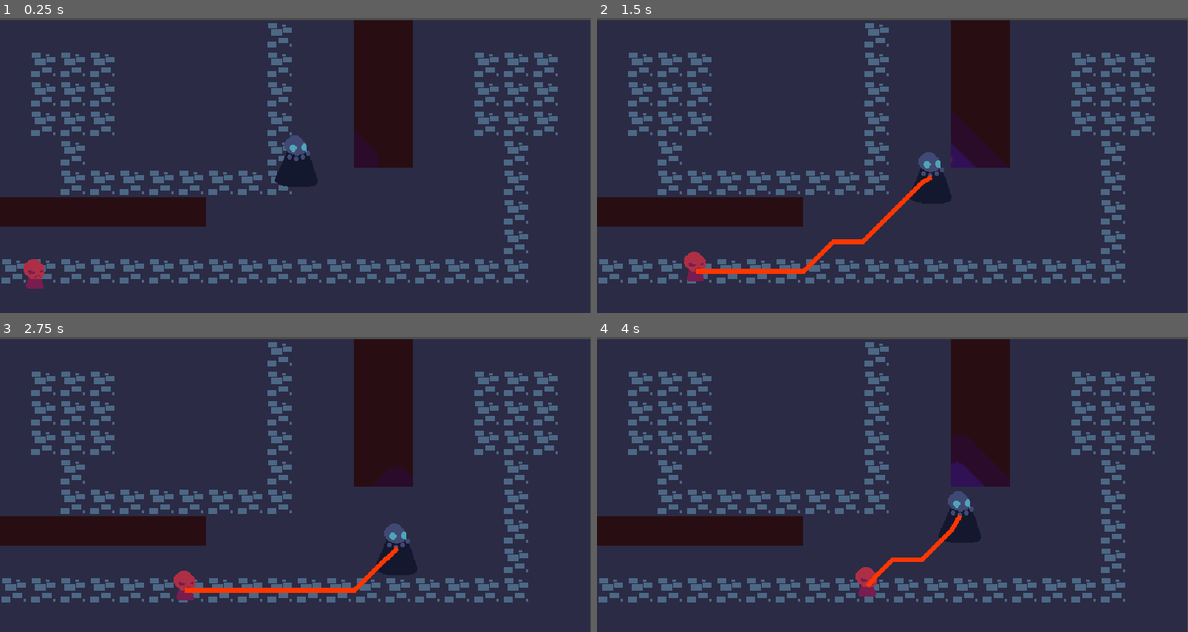
Above: before the commit, frames 1-4 (two rows, left to right).
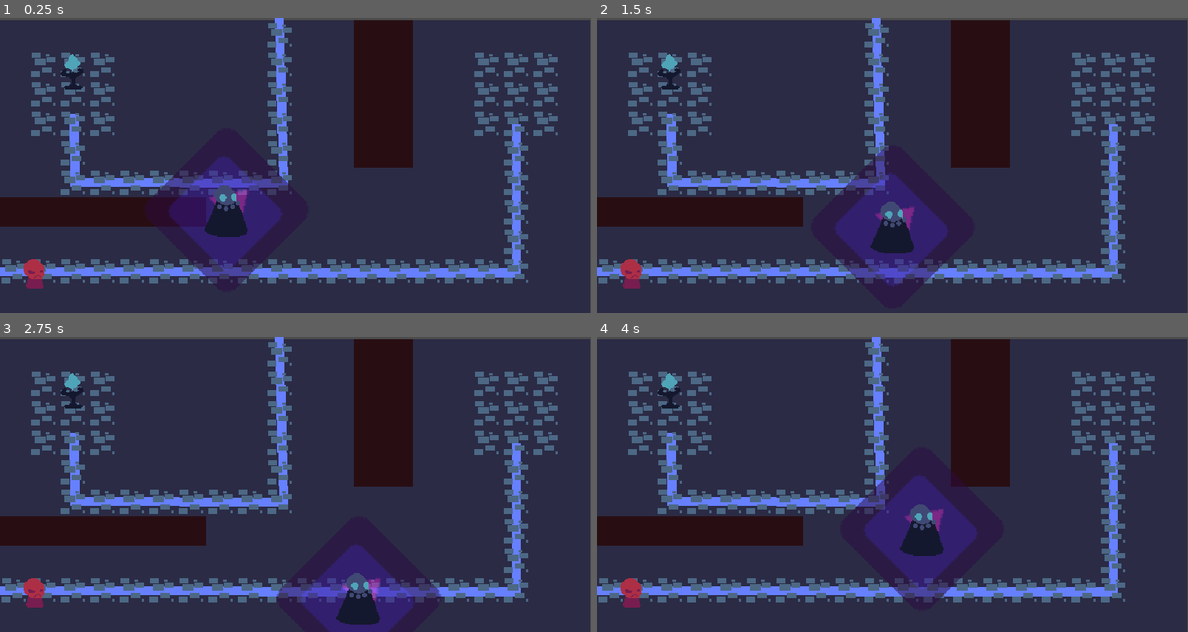
Above: after the commit, the same moments.

Repository: coderaurus/LD-50
Game: Godot game, scene res://scenes/Main.tscn
Same seed, same stepped clock (60 frames per second), same inputs: the game is played once before the commit and once after it. The engine's default icon, where the game draws it, is replaced by a stand-in: a white triangle on a blue panel in a dark square.
Inputs:
- Up to frame 1 (0.25 s): no input
- Up to frame 2 (1.5 s): tap Enter at 0.5 s; hold D (move_right) 0.53-1.28 s; hold S (move_down) from 1.28 s (still down)
- Up to frame 3 (2.75 s): release S (move_down) at 2.03 s; hold D (move_right) from 2.03 s (still down)
- Up to frame 4 (4 s): release D (move_right) at 2.78 s; hold W (move_up) 2.78-3.53 s; hold A (move_left) from 3.53 s (still down)

The runs differ from the first frame. In frame 1, 8.1% of the frame differs, in the area x 0-89%, y 0-90%; in frame 2, 8.9%; in frame 3, 7.8%; in frame 4, 9.0%, in the area x 0-89%, y 0-92%.

Commit message:
Add Health, enemy attack and damagin aura

Diff:
--- /dev/null
+++ b/scenes/Health.gd
@@ -0,0 +1,22 @@
+extends Node2D
+
+signal heal
+signal hit
+
+export var max_hp = 2
+var current_hp = 0
+
+
+# Called when the node enters the scene tree for the first time.
+func _ready():
+	current_hp = max_hp
+
+func _on_Health_hit():
+	current_hp -= 1
+
+	if current_hp == 0:
+		get_parent().emit_signal("dead")
+
+
+func _on_Health_heal():
+	current_hp = clamp(current_hp +1, 0, max_hp)
--- /dev/null
+++ b/scenes/Health.tscn
@@ -0,0 +1,9 @@
+[gd_scene load_steps=2 format=2]
+
+[ext_resource path="res://scenes/Health.gd" type="Script" id=1]
+
+[node name="Health" type="Node2D"]
+script = ExtResource( 1 )
+
+[connection signal="heal" from="." to="." method="_on_Health_heal"]
+[connection signal="hit" from="." to="." method="_on_Health_hit"]
--- a/scenes/Main.tscn
+++ b/scenes/Main.tscn
@@ -1,18 +1,20 @@
-[gd_scene load_steps=6 format=2]
+[gd_scene load_steps=8 format=2]
 
 [ext_resource path="res://scenes/player/Player.tscn" type="PackedScene" id=1]
-[ext_resource path="res://scripts/enemies/Enemy.gd" type="Script" id=2]
-[ext_resource path="res://gfx/enemy.png" type="Texture" id=3]
+[ext_resource path="res://scenes/enemies/Enemy.tscn" type="PackedScene" id=2]
+[ext_resource path="res://gfx/phylactery.png" type="Texture" id=3]
 [ext_resource path="res://tiles/main_tiles.tres" type="TileSet" id=4]
+[ext_resource path="res://scenes/Health.tscn" type="PackedScene" id=5]
+[ext_resource path="res://scripts/player/Phylactery.gd" type="Script" id=6]
 
-[sub_resource type="CircleShape2D" id=1]
+[sub_resource type="RectangleShape2D" id=1]
 
 [node name="Main" type="Node2D"]
 
 [node name="World" type="Node2D" parent="."]
 
 [node name="Player" parent="World" instance=ExtResource( 1 )]
-position = Vector2( 322, 152 )
+position = Vector2( 246, 206 )
 
 [node name="Map" type="Navigation2D" parent="World"]
 
@@ -34,26 +36,39 @@
 format = 1
 tile_data = PoolIntArray( 9, 2, 0, 65537, 2, 0, 65538, 2, 0, 65539, 2, 0, 65545, 2, 0, 65552, 2, 0, 65553, 2, 0, 65554, …(651 unchanged characters)…
 
+[node name="Path" type="Line2D" parent="World/Map/Road"]
+position = Vector2( 1, 1 )
+points = PoolVector2Array( -1, 272, 559, 273, 559, 112 )
+
+[node name="Path2" type="Line2D" parent="World/Map/Road"]
+position = Vector2( 1, 0 )
+points = PoolVector2Array( 302, -4, 307, 177, 81, 176, 80, 102 )
+
 [node name="Enemies" type="Node2D" parent="World"]
 
-[node name="Enemy" type="KinematicBody2D" parent="World/Enemies"]
-position = Vector2( 39, 280 )
-script = ExtResource( 2 )
-
-[node name="CollisionShape2D" type="CollisionShape2D" parent="World/Enemies/Enemy"]
-shape = SubResource( 1 )
-
-[node name="Sprite" type="Sprite" parent="World/Enemies/Enemy"]
-position = Vector2( 0, -19 )
-z_index = 2
-texture = ExtResource( 3 )
-
-[node name="PathVisual" type="Line2D" parent="World/Enemies/Enemy"]
-z_index = 100
-z_as_relative = false
-width = 5.0
-default_color = Color( 1, 0.211765, 0, 1 )
+[node name="Enemy" parent="World/Enemies" instance=ExtResource( 2 )]
 
 [node name="Camera2D" type="Camera2D" parent="World"]
 position = Vector2( 321, 158 )
 current = true
+
+[node name="Phylacteries" type="Node2D" parent="World"]
+
+[node name="Phylactery" type="KinematicBody2D" parent="World/Phylacteries"]
+position = Vector2( 80, 70 )
+z_index = 5
+z_as_relative = false
+script = ExtResource( 6 )
+
+[node name="CollisionShape2D" type="CollisionShape2D" parent="World/Phylacteries/Phylactery"]
+position = Vector2( -1, -7 )
+shape = SubResource( 1 )
+
+[node name="Sprite" type="Sprite" parent="World/Phylacteries/Phylactery"]
+position = Vector2( -2, -26 )
+texture = ExtResource( 3 )
+
+[node name="Health" parent="World/Phylacteries/Phylactery" instance=ExtResource( 5 )]
+
+[connection signal="dead" from="World/Phylacteries/Phylactery" to="World/Phylacteries/Phylactery" method="_on_dead"]
+[connection signal="hit" from="World/Phylacteries/Phylactery" to="World/Phylacteries/Phylactery" method="_on_hit"]
--- /dev/null
+++ b/scenes/enemies/Enemy.tscn
@@ -0,0 +1,37 @@
+[gd_scene load_steps=5 format=2]
+
+[ext_resource path="res://scripts/enemies/Enemy.gd" type="Script" id=1]
+[ext_resource path="res://gfx/enemy.png" type="Texture" id=2]
+[ext_resource path="res://scenes/Health.tscn" type="PackedScene" id=3]
+
+[sub_resource type="CircleShape2D" id=1]
+
+[node name="Enemy" type="KinematicBody2D" groups=["enemy"]]
+position = Vector2( 39, 280 )
+script = ExtResource( 1 )
+
+[node name="CollisionShape2D" type="CollisionShape2D" parent="."]
+shape = SubResource( 1 )
+
+[node name="Sprite" type="Sprite" parent="."]
+position = Vector2( 0, -19 )
+z_index = 2
+texture = ExtResource( 2 )
+
+[node name="PathVisual" type="Line2D" parent="."]
+z_index = 100
+z_as_relative = false
+width = 5.0
+default_color = Color( 1, 0.211765, 0, 1 )
+
+[node name="Health" parent="." instance=ExtResource( 3 )]
+
+[node name="AttackTime" type="Timer" parent="."]
+wait_time = 0.5
+
+[node name="AttackCooldown" type="Timer" parent="."]
+
+[connection signal="dead" from="." to="." method="_on_dead"]
+[connection signal="hit" from="." to="." method="_on_Enemy_hit"]
+[connection signal="timeout" from="AttackTime" to="." method="_on_attack"]
+[connection signal="timeout" from="AttackCooldown" to="." method="_on_attack_cooldown"]
--- /dev/null
+++ b/scenes/player/Phylactery.tscn
@@ -0,0 +1,30 @@
+[gd_scene load_steps=6 format=2]
+
+[ext_resource path="res://scenes/Health.tscn" type="PackedScene" id=1]
+[ext_resource path="res://scenes/Health.gd" type="Script" id=2]
+[ext_resource path="res://gfx/phylactery.png" type="Texture" id=3]
+[ext_resource path="res://scripts/player/Phylactery.gd" type="Script" id=4]
+
+[sub_resource type="RectangleShape2D" id=1]
+
+[node name="Phylactery" type="KinematicBody2D"]
+position = Vector2( 80, 70 )
+z_index = 5
+z_as_relative = false
+script = ExtResource( 4 )
+
+[node name="CollisionShape2D" type="CollisionShape2D" parent="."]
+position = Vector2( -1, -7 )
+shape = SubResource( 1 )
+
+[node name="Sprite" type="Sprite" parent="."]
+position = Vector2( -2, -26 )
+texture = ExtResource( 3 )
+
+[node name="Health" type="Node2D" parent="." instance=ExtResource( 1 )]
+script = ExtResource( 2 )
+
+[connection signal="dead" from="." to="." method="_on_dead"]
+[connection signal="hit" from="." to="." method="_on_hit"]
+[connection signal="heal" from="Health" to="Health" method="_on_Health_heal"]
+[connection signal="hit" from="Health" to="Health" method="_on_Health_hit"]
--- a/scenes/player/Player.tscn
+++ b/scenes/player/Player.tscn
@@ -1,8 +1,9 @@
-[gd_scene load_steps=6 format=2]
+[gd_scene load_steps=7 format=2]
 
 [ext_resource path="res://icon.png" type="Texture" id=1]
 [ext_resource path="res://scripts/player/Player.gd" type="Script" id=2]
 [ext_resource path="res://gfx/lich.png" type="Texture" id=3]
+[ext_resource path="res://scripts/player/Aura.gd" type="Script" id=4]
 
 [sub_resource type="CircleShape2D" id=1]
 radius = 90.0
@@ -10,10 +11,13 @@
 [sub_resource type="CapsuleShape2D" id=2]
 radius = 22.0
 
-[node name="Player" type="KinematicBody2D"]
+[node name="Player" type="KinematicBody2D" groups=["player"]]
+z_index = 5
+z_as_relative = false
 script = ExtResource( 2 )
 
-[node name="Aura" type="Node2D" parent="."]
+[node name="Aura" type="Node2D" parent="." groups=["aura"]]
+script = ExtResource( 4 )
 
 [node name="Area2D" type="Area2D" parent="Aura"]
 
@@ -26,9 +30,16 @@
 scale = Vector2( 2.1, 2.1 )
 texture = ExtResource( 1 )
 
+[node name="Tick" type="Timer" parent="Aura"]
+autostart = true
+
 [node name="Sprite" type="Sprite" parent="."]
 z_index = 2
 texture = ExtResource( 3 )
 
 [node name="CollisionShape2D" type="CollisionShape2D" parent="."]
 shape = SubResource( 2 )
+
+[connection signal="body_entered" from="Aura/Area2D" to="Aura" method="_on_body_entered"]
+[connection signal="body_exited" from="Aura/Area2D" to="Aura" method="_on_body_exited"]
+[connection signal="timeout" from="Aura/Tick" to="Aura" method="_on_aura_tick"]
--- a/scripts/enemies/Enemy.gd
+++ b/scripts/enemies/Enemy.gd
@@ -1,5 +1,7 @@
 extends KinematicBody2D
 
+signal hit
+signal dead
 
 # Declare member variables here. Examples:
 # var a = 2
@@ -9,6 +11,8 @@
 var target
 var target_pos : Vector2
 var path : Array
+var attacking : bool = false
+var attack_range = 16
 
 onready var world = get_tree().current_scene.get_node("World")
 onready var map = world.get_node("Map")
@@ -21,14 +25,24 @@
 # Called every frame. 'delta' is the elapsed time since the previous frame.
 func _physics_process(delta):
 	$PathVisual.global_position = Vector2.ZERO
-	navigate_and_move()
+	_check_target()
+	if !attacking:
+		navigate_and_move()
+
+func _check_target():
+	if !is_instance_valid(target):
+		if world.get_node("Phylacteries").get_child_count() > 0:
+			target = world.get_node("Phylacteries").get_child(0)
+		elif world.get_node("Player") != null:
+			target = world.get_node("Player")
 
 
 func choose_target():
 	# Check for closest phylactery
 
 	# If none available, target player
-	target = world.get_node("Player")
+#	target = world.get_node("Player")
+	_check_target()
 
 
 func navigate_and_move():
@@ -37,7 +51,7 @@
 #		path = map.get_simple_path(map.get_child(0).world_to_map(global_position), map.get_child(0).world_to_map(target_pos), false)
 		path = map.get_simple_path(global_position, target_pos, false)
 
-		print(path)
+#		print(path)
 	$PathVisual.points = path
 
 	# Get path
@@ -47,5 +61,42 @@
 		if global_position == path[1] or global_position.distance_to(path[1]) < 8:
 			path.pop_front()
 
+	# Test collision
+	var collision = move_and_collide(velocity, true, true, true)
 	# Move
 	velocity = move_and_slide(velocity)
+	if collision != null:
+		var distance = global_position.distance_to(collision.collider.global_position)
+#		print("Distance to target", distance)
+		if collision.collider == target and distance <= attack_range:
+			if !attacking:
+				attacking = true
+				print("Attack")
+				$AttackTime.start()
+
+
+
+func _on_Enemy_hit():
+	$Health.emit_signal("hit")
+
+
+func _on_dead():
+	queue_free()
+
+
+func _on_attack():
+	if is_instance_valid(target):
+#		print("target ", target != null)
+#		print("me", global_position)
+		var distance = global_position.distance_to(target.global_position)
+		print(distance)
+		if  distance <= attack_range:
+			target.emit_signal("hit")
+			$AttackCooldown.start()
+		else:
+			print("Not attacking")
+			attacking = false
+
+
+func _on_attack_cooldown():
+	$AttackTime.start()
--- /dev/null
+++ b/scripts/player/Aura.gd
@@ -0,0 +1,31 @@
+extends Node2D
+
+
+# Declare member variables here. Examples:
+# var a = 2
+# var b = "text"
+var dmg = 1
+
+var enemies_in_aura : Array = []
+
+# Called when the node enters the scene tree for the first time.
+func _ready():
+	pass # Replace with function body.
+
+
+func _on_aura_tick():
+	for e in enemies_in_aura:
+		if e != null:
+			e.emit_signal("hit")
+
+
+func _on_body_entered(body):
+	if body.is_in_group("enemy"):
+		enemies_in_aura.append(body)
+#		body.emit_signal("hit")
+
+
+func _on_body_exited(body):
+	if body.is_in_group("enemy"):
+		var index = enemies_in_aura.find(body)
+		enemies_in_aura.remove(index)
--- /dev/null
+++ b/scripts/player/Phylactery.gd
@@ -0,0 +1,17 @@
+extends KinematicBody2D
+
+signal hit
+signal dead
+
+
+# Called when the node enters the scene tree for the first time.
+func _ready():
+	pass # Replace with function body.
+
+
+func _on_hit():
+	$Health.emit_signal("hit")
+
+
+func _on_dead():
+	queue_free()
